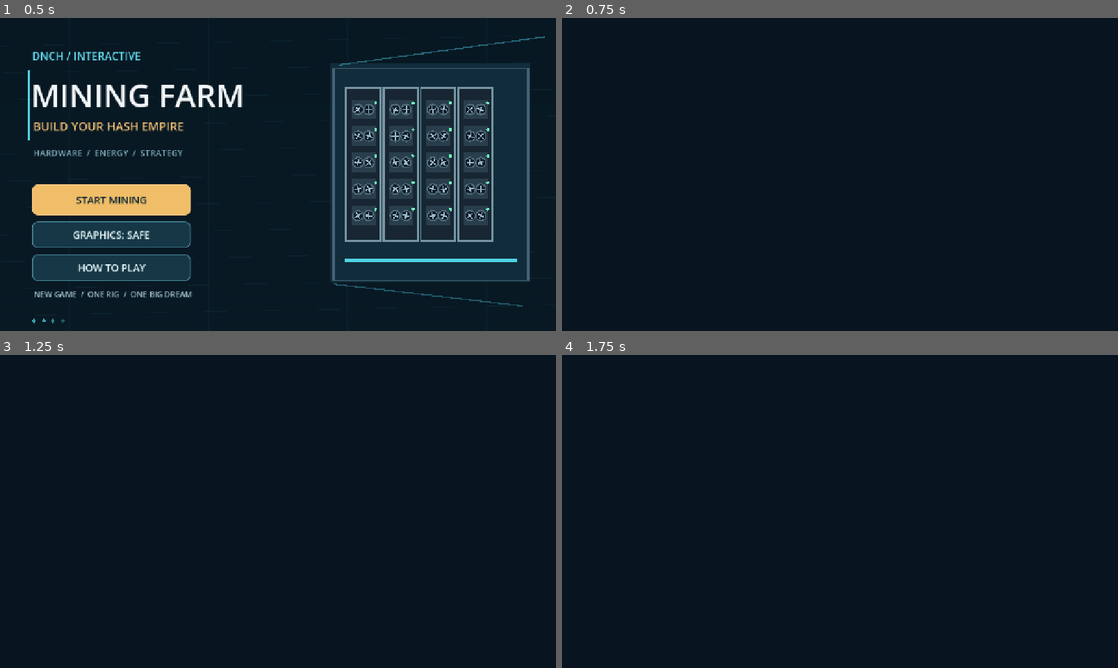
Above: before the commit, frames 1-4 (two rows, left to right).
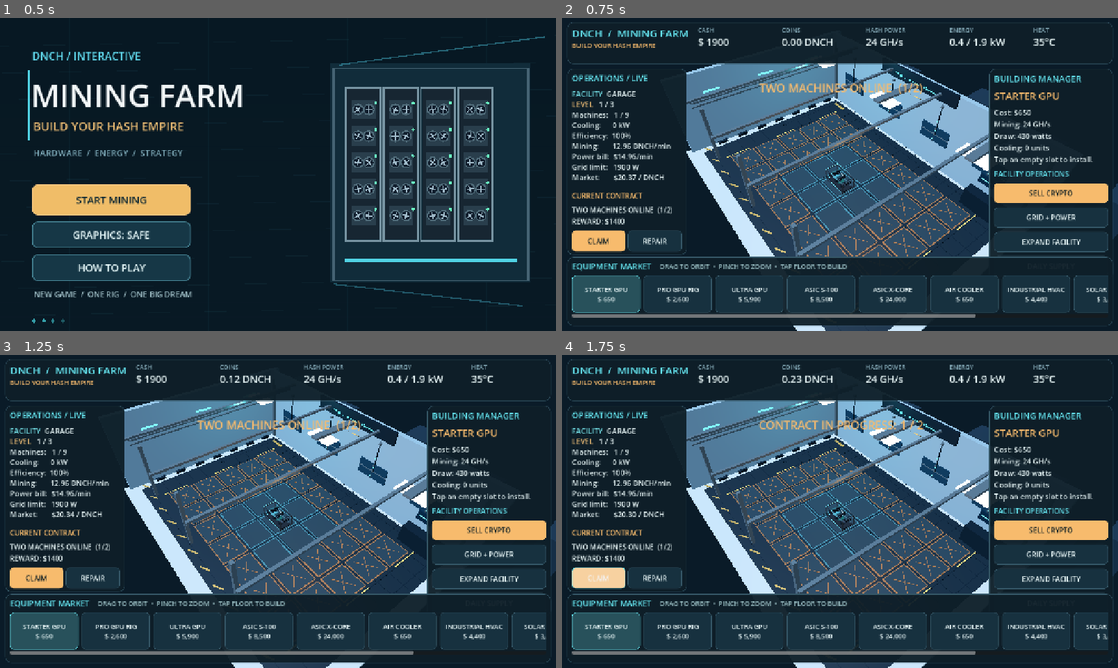
Above: after the commit, the same moments.

Repository: DNCHCOIN/dnch-coin
Game: Godot game, scene res://menu.tscn
Same seed, same stepped clock (60 frames per second), same inputs: the game is played once before the commit and once after it.
Inputs (mouse positions are in pixels of both pictures, inside the frame that each line leads up to):
- Up to frame 1 (0.5 s): no input
- Up to frame 2 (0.75 s): click "START MINING" at 0.5 s
- Up to frame 3 (1.25 s): no input
- Up to frame 4 (1.75 s): click (600, 577) at 1.25 s, where only the run after the commit has a clickable "CLAIM"

Frame 1 is identical in both runs. In frame 2, 54% of the frame differs, in the area x 1-100%, y 1-100%; in frame 3, 54%; in frame 4, 54%.
Error before the commit: Parse Error: Too many arguments for "sign()" call. Expected at most 1 but received 4. (res://scripts/art.gd:131)

Commit message:
fix: rename custom 3D label method to avoid GDScript builtin collision

Diff:
--- a/games/dnch-mining-farm/scripts/art.gd
+++ b/games/dnch-mining-farm/scripts/art.gd
@@ -52,7 +52,7 @@
 	parent.add_child(node)
 	return node
 
-static func sign(parent: Node3D, value: String, pos: Vector3, size: int = 36, color: String = "afdee7") -> Label3D:
+static func add_sign(parent: Node3D, value: String, pos: Vector3, size: int = 36, color: String = "afdee7") -> Label3D:
 	var l := Label3D.new()
 	l.text = value
 	l.font_size = size
@@ -128,7 +128,7 @@
 				make_gpu_card(g,Vector3.ZERO,kind != "gpu_1")
 			for i in range(3):
 				block(root,Vector3(-.6+float(i)*.55,.09,.42),Vector3(.11,.02,.04),amber)
-			sign(root,"GPU / "+str(count)+" CARDS",Vector3(0,1.33,.0),25)
+			add_sign(root,"GPU / "+str(count)+" CARDS",Vector3(0,1.33,.0),25)
 		"asic_1","asic_2":
 			var pro := kind=="asic_2"
 			var case := mat("4a5b68",.8,.3) if not pro else mat("192d37",.75,.25)
@@ -142,7 +142,7 @@
 			block(root,Vector3(0,.20,.60),Vector3(1.50,.07,.06),rubber)
 			for i in range(4):
 				block(root,Vector3(-.53+float(i)*.34,1.07,.59),Vector3(.09,.035,.02),blue)
-			sign(root,"ASIC  /  "+("X-CORE" if pro else "S-100"),Vector3(0,1.47,0),26)
+			add_sign(root,"ASIC  /  "+("X-CORE" if pro else "S-100"),Vector3(0,1.47,0),26)
 		"fan":
 			block(root,Vector3(0,.13,0),Vector3(1.75,.2,.92),rubber)
 			block(root,Vector3(0,.87,-.26),Vector3(.17,1.45,.2),steel)
@@ -158,7 +158,7 @@
 				block(root,Vector3(-.70+float(i)*.20,.96,.58),Vector3(.065,.81,.04),mat("405b68",.5))
 			block(root,Vector3(.61,1.61,.61),Vector3(.17,.065,.01),blue)
 			block(root,Vector3(0,.15,.62),Vector3(1.48,.05,.04),mat("35cfe1",.15,.6,1.8))
-			sign(root,"HVAC",Vector3(0,2.08,0),27)
+			add_sign(root,"HVAC",Vector3(0,2.08,0),27)
 		"solar":
 			for i in range(2):
 				block(root,Vector3(-.68+float(i)*1.36,.29,0),Vector3(.08,.52,.08),steel)
@@ -168,13 +168,13 @@
 				block(root,Vector3(-.86+float(i)*.43,.75,-.05),Vector3(.016,.01,1.22),mat("6296b5",.7))
 			for j in range(3):
 				block(root,Vector3(0,.75,-.51+float(j)*.51),Vector3(2.04,.01,.015),mat("6296b5",.7))
-			sign(root,"SOLAR ARRAY",Vector3(0,1.53,0),26)
+			add_sign(root,"SOLAR ARRAY",Vector3(0,1.53,0),26)
 		"battery":
 			block(root,Vector3(0,.78,0),Vector3(1.54,1.50,1.01),mat("384b56",.72,.31))
 			for i in range(3):
 				block(root,Vector3(-.45+float(i)*.45,.78,.51),Vector3(.28,1.18,.03),mat("18262f",.25))
 				block(root,Vector3(-.45+float(i)*.45,.45,.535),Vector3(.18,.045,.02),blue)
-			sign(root,"POWER BANK",Vector3(0,1.76,0),26)
+			add_sign(root,"POWER BANK",Vector3(0,1.76,0),26)
 		"rack":
 			frame(root,1.04,2.5,.61)
 			for tier in range(3):
@@ -182,7 +182,7 @@
 				for col in range(2):
 					var m := block(root,Vector3(-.49+float(col)*.98,.61+float(tier)*.72,0),Vector3(.89,.39,.91),ink)
 					spinning_fan(root,Vector3(-.49+float(col)*.98,.62+float(tier)*.72,.48),.15,true)
-			sign(root,"SERVER RACK",Vector3(0,2.75,0),26)
+			add_sign(root,"SERVER RACK",Vector3(0,2.75,0),26)
 		_:
 			block(root,Vector3(0,.5,0),Vector3(1,1,1),steel)
 	return root
@@ -234,8 +234,8 @@
 		for z in [-5.0,0,5]:
 			block(root,Vector3(x,.045,z),Vector3(.07,.025,2.2),gold)
 	block(root,Vector3(0,6.75,-7.47),Vector3(7.7,1.04,.16),trim)
-	sign(root,"DNCH    /    MINING OPERATIONS",Vector3(0,6.70,-7.27),56,"55ebfc")
-	sign(root,["GARAGE  //  STARTUP","WORKSHOP  //  EXPANSION","INDUSTRIAL DATA CENTER"][clampi(tier,0,2)],Vector3(0,5.64,-7.25),26,"eab565")
+	add_sign(root,"DNCH    /    MINING OPERATIONS",Vector3(0,6.70,-7.27),56,"55ebfc")
+	add_sign(root,["GARAGE  //  STARTUP","WORKSHOP  //  EXPANSION","INDUSTRIAL DATA CENTER"][clampi(tier,0,2)],Vector3(0,5.64,-7.25),26,"eab565")
 	# Tinted industrial windows; no transparency sorting on Android.
 	var glass:=mat("214d63",.43,.22)
 	for i in range(4):
@@ -253,7 +253,7 @@
 	for i in range(2):
 		block(root,Vector3(7.9+float(i)*1.4,2.14,-7.50),Vector3(1.18,.81,.11),mat("102f41",.2,.27))
 		block(root,Vector3(7.9+float(i)*1.4,2.18,-7.42),Vector3(.88,.095,.02),glow)
-	sign(root,"SYSTEMS ONLINE",Vector3(8.55,3.12,-7.36),23,"91dfb6")
+	add_sign(root,"SYSTEMS ONLINE",Vector3(8.55,3.12,-7.36),23,"91dfb6")
 	for i in range(5):
 		block(root,Vector3(-9.9+float(i)*.31,.08,-6.96),Vector3(.21,.06,.28),danger)
 	# Facade adds visibly more architecture per expansion.
